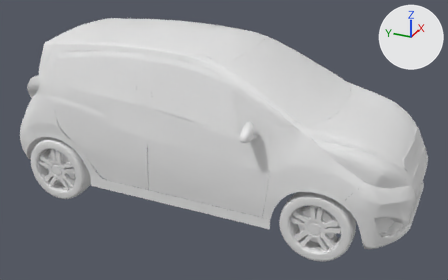
The Blender file Assets/Carros/SparkGT.blend: old version first, new version second.
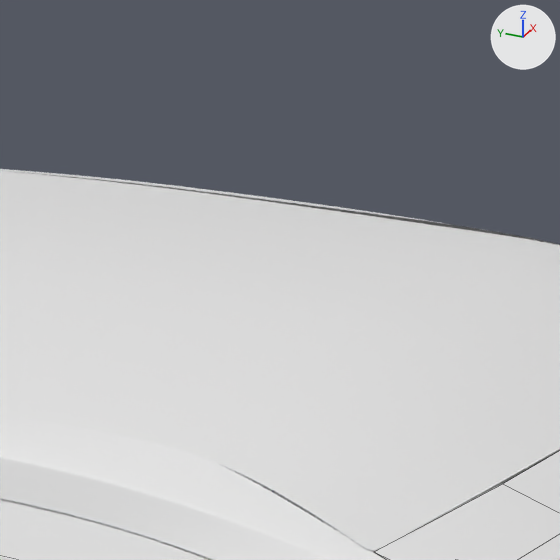
The first picture shows the older version from a 50 mm lens placed at (-8.58, -4.14, 5.52), pointed at (-0.16, -0.35, 1.31). The close-ups show both versions on the part from 40% to 55% of the width and 0% to 24% of the height of that picture; other places that the commit changed are outside them. Every picture has the same lights, and +X, +Y and +Z are marked at upper right. The close-ups show mesh edges as thin lines.

Script lines for the objects in view, before the commit:
```python
me_plane_004 = bpy.data.meshes.new('Plane.004')
me_plane_004.from_pydata(...)  # 110 vertices, 58 faces; spans x 5.3..31.7, y -77.6..63.9, z -35.0..0.0
me_plane_004.polygons.foreach_set('use_smooth', [True] * 58)
me_plane_007 = bpy.data.meshes.new('Plane.007')
me_plane_007.from_pydata(...)  # 2250 vertices, 1913 faces, 2 loose edges; spans x -33.0..36.0, y -87.0..99.0, z -45.0..0.0
ob_body = bpy.data.objects.new('Body', me_plane_007)
ob_body.location = (-0.007, -0.036, 1.764)
ob_body.rotation_euler = (0.0, 1.571, 0.0)  # degrees (0, 90, 0)
ob_body.scale = (-0.0347, -0.0347, -0.0347)
_m = ob_body.modifiers.new('Mirror', 'MIRROR')
_m.use_axis = (False, False, True)
_m = ob_body.modifiers.new('Subsurf', 'SUBSURF')
_m.levels = 2
ob_windows = bpy.data.objects.new('Windows', me_plane_004)
ob_windows.location = (-0.007, -0.036, 1.764)
ob_windows.rotation_euler = (0.0, 1.571, 0.0)  # degrees (0, 90, 0)
ob_windows.scale = (-0.0347, -0.0347, -0.0347)
_m = ob_windows.modifiers.new('Mirror', 'MIRROR')
_m.use_axis = (False, False, True)
```
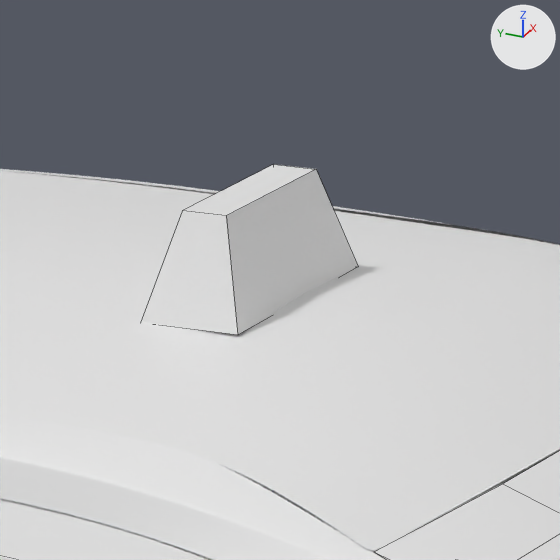
Where the change shows, as pixel boxes (x1, y1, x2, y2) in the close-ups (560 x 560 px):
'Sign', added
    after: (141, 164, 358, 335)

The change, as a list of edits to the scene's bpy script:
```text
Add me_cube_001:
    me_cube_001.from_pydata([(-0.74, -0.45, -1.0), (-0.74, 0.45, -1.0), (0.74, 0.45, -1.0), (0.74, -0.45, -1.0), (-1.0, -1.0, 1.0), (-1.0, 1.0, 1.0), (1.0, 1.0, 1.0), (1.0, -1.0, 1.0)], [], [(4, 5, 1, 0), (5, 6, 2, 1), (6, 7, 3, 2), (7, 4, 0, 3), (0, 1, 2, 3), (7, 6, 5, 4)])
Add ob_sign:
    ob_sign = bpy.data.objects.new('Sign', me_cube_001)
    ob_sign.location = (-0.031, -0.022, 3.078)
    ob_sign.scale = (-0.259, -0.0972, -0.0972)
```
